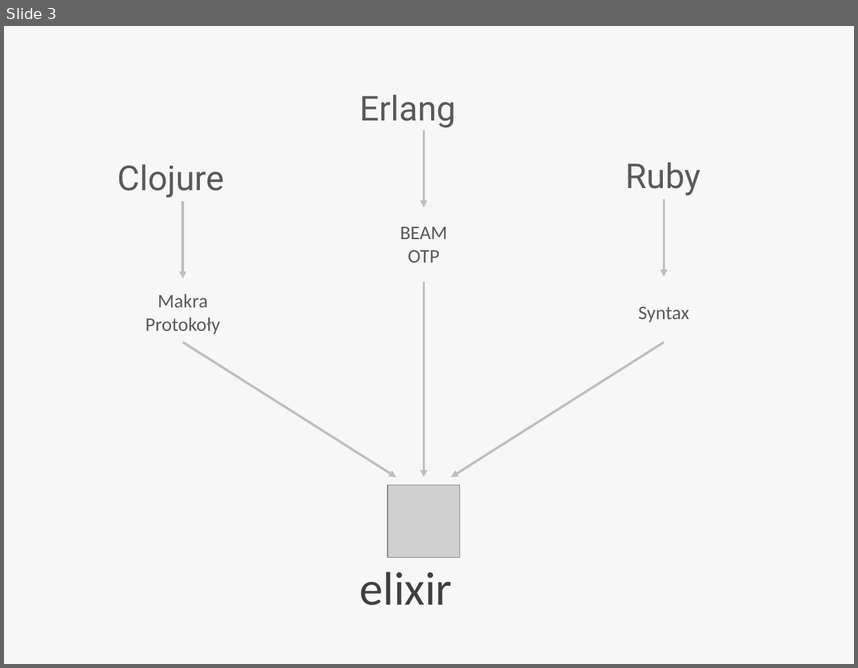
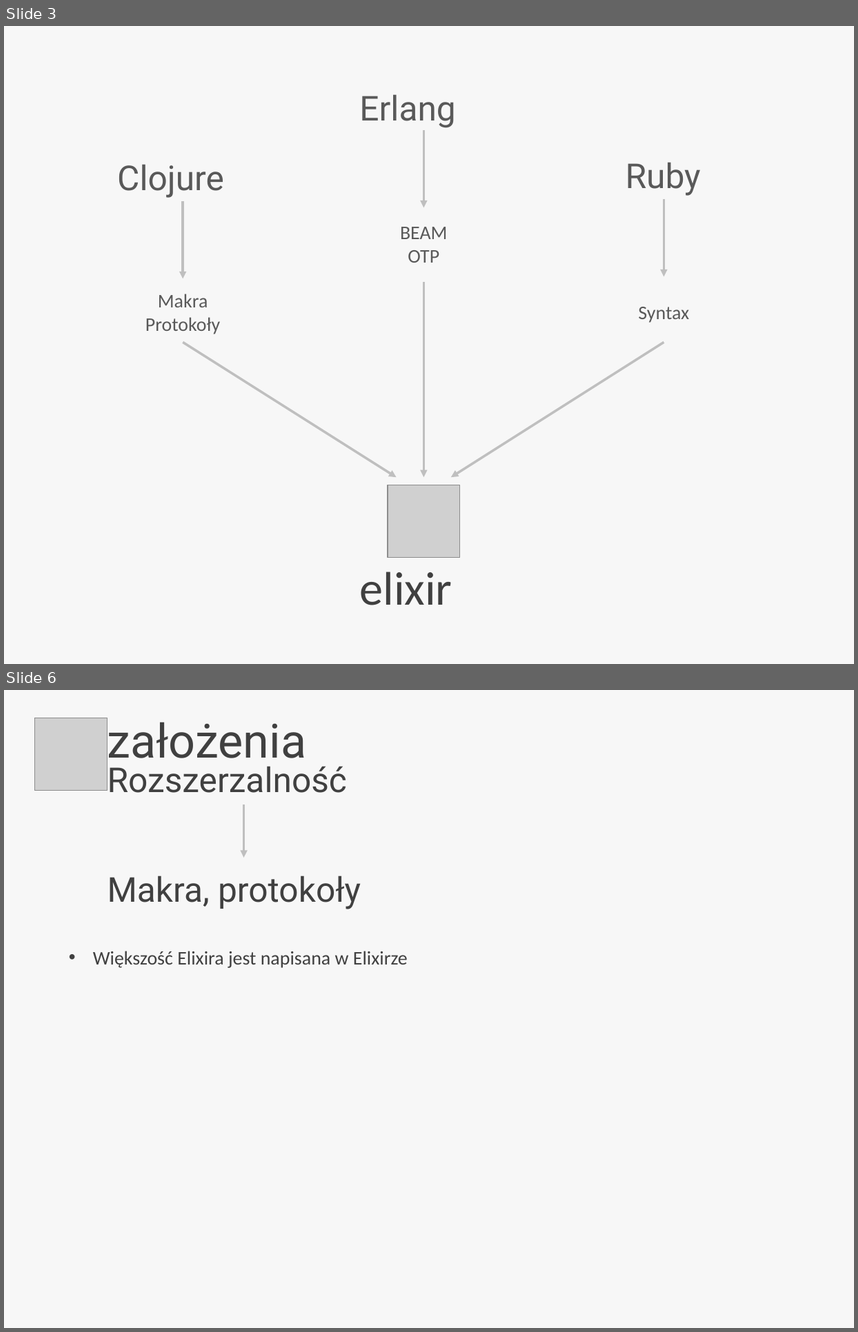
Before and after one commit to QuirkOo/secret-elixir, a slide deck: elixir.pptx. Shown one above the other, each under a label of ours: slide 3 before the commit, slides 3 and 6 after it; the slides between them are not shown. The pictures are 858x668 and 858x1332 pixels, drawn with LibreOffice and Linux fonts; fonts in the diff are those of the drawing; grey boxes stand for pictures. Boxes give left, top, right and bottom in pixels: in the first picture for what was removed or moved away, otherwise in the second. Text is boxed around its words. In the diff, an @@ line names an element or a change of style, - is before the commit and + after.

```diff
--- a/elixir.pptx
+++ b/elixir.pptx
@@ slide 6 added at (x1=4, y1=690, x2=854, y2=1328), background #F7F7F7 @@
@@ picture added at (x1=35, y1=718, x2=107, y2=790) @@
@@ title added at (x1=107, y1=722, x2=307, y2=769), 44 pt, text #404040 @@
+założenia
@@ subtitle added at (x1=107, y1=766, x2=347, y2=793), 32 pt, text #404040 @@
+Rozszerzalność
@@ arrow added from (244, 805) to (244, 858), #BFBFBF 2.25 pt @@
@@ text added at (x1=107, y1=876, x2=361, y2=909), 32 pt, text #404040 @@
+Makra, protokoły
@@ text added at (x1=93, y1=951, x2=408, y2=968), 18 pt, text #404040 @@
+• Większość Elixira jest napisana w Elixirze
```
Also in this commit, not shown: 2 slides changed, 1 other slide added.
